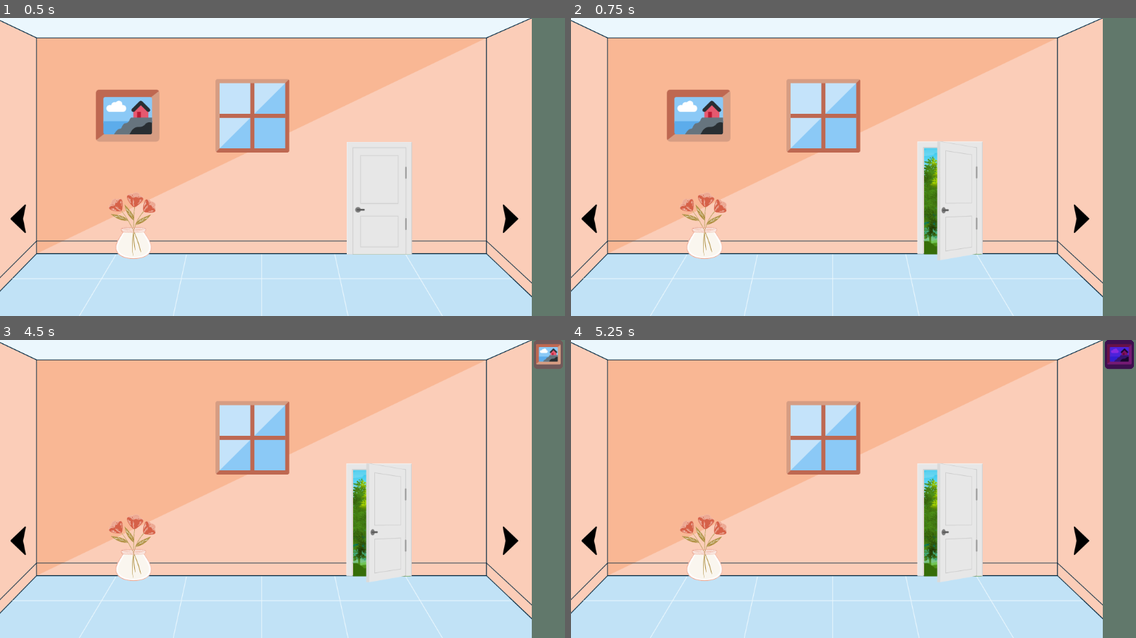
Above: before the commit, frames 1-4 (two rows, left to right).
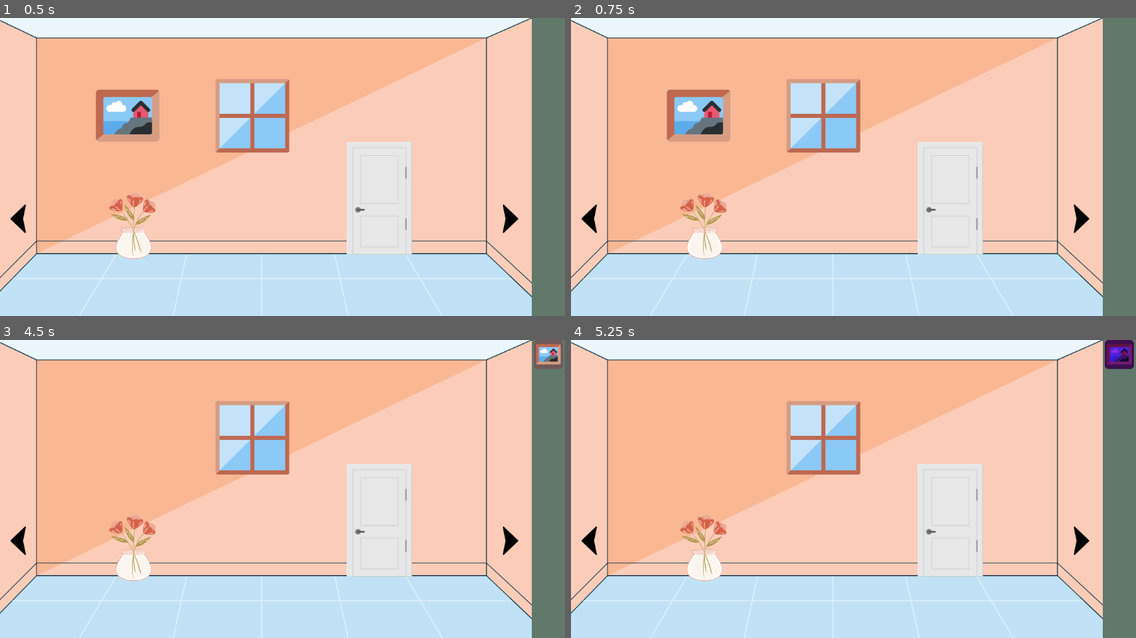
Above: after the commit, the same moments.

Repository: romanzes/godot-escape-room
Game: Godot game, scene res://Game.tscn
Same seed, same stepped clock (60 frames per second), same inputs: the game is played once before the commit and once after it.
Inputs (mouse positions are in pixels of both pictures, inside the frame that each line leads up to):
- Up to frame 1 (0.5 s): no input
- Up to frame 2 (0.75 s): tap Enter at 0.5 s; move the mouse to (949, 199) at 0.52 s; click (949, 199) at 0.67 s
- Up to frame 3 (4.5 s): tap Space at 1.25, 2.75, 4.25 s; move the mouse to (169, 503) at 1.27 s; click (169, 503) at 1.42 s; tap Enter at 2, 3.5 s; move the mouse to (339, 423) at 2.02 s; click (339, 423) at 2.17 s; move the mouse to (254, 548) at 2.77 s; click (254, 548) at 2.92 s; move the mouse to (452, 533) at 3.52 s; click (452, 533) at 3.67 s; move the mouse to (113, 444) at 4.27 s; click (113, 444) at 4.42 s
- Up to frame 4 (5.25 s): click (1119, 354) at 5 s

Frame 1 is identical in both runs. In frame 2, 1.0% of the frame differs, in the area x 61-73%, y 41-82%; in frame 3, 1.0%; in frame 4, 1.0%.

Commit message:
Unlock the door with a wrench

Diff:
--- a/Game.gd
+++ b/Game.gd
@@ -1,9 +1,11 @@
 extends Node2D
+
+onready var inventory = get_node("/root/Node2D/Inventory/InventoryList")
 
 var clockPickedUp: bool = false
 var picturePickedUp: bool = false
 var vasePickedUp: bool = false
 var wrenchPickedUp: bool = false
 
-enum DoorState { CLOSED, SEMI_OPEN, OPEN }
-var doorState = DoorState.CLOSED
+enum DoorState { LOCKED, CLOSED, SEMI_OPEN, OPEN }
+var doorState = DoorState.LOCKED
--- a/InventoryList.gd
+++ b/InventoryList.gd
@@ -26,6 +26,13 @@
 	item.get_node("MarginContainer/TextureButton").texture_normal = load(path)
 	add_child(item)
 
+func removeItem(name: String):
+	for item in get_children():
+		if (item.name == name):
+			item.queue_free()
+			if (selectedItem == name):
+				selectedItem = "Null"
+
 func updateSelection(clickedItem: String):
 	for item in get_children():
 		if (item.name != clickedItem):
--- a/Wall1.gd
+++ b/Wall1.gd
@@ -13,6 +13,10 @@
 func _on_Door_input_event(viewport, event, shape_idx):
 	if (event is InputEventMouseButton && event.pressed):
 		match (game.doorState):
+			game.DoorState.LOCKED:
+				if (game.inventory.selectedItem == "Wrench"):
+					game.doorState = game.DoorState.SEMI_OPEN
+					game.inventory.removeItem("Wrench")
 			game.DoorState.CLOSED:
 				game.doorState = game.DoorState.SEMI_OPEN
 			game.DoorState.SEMI_OPEN:
--- a/Wall1.tscn
+++ b/Wall1.tscn
@@ -14,7 +14,7 @@
 
 [sub_resource type="Animation" id=1]
 resource_name = "door_swinging"
-length = 3.0
+length = 4.0
 loop = true
 tracks/0/type = "value"
 tracks/0/path = NodePath("Door:texture")
@@ -23,7 +23,7 @@
 tracks/0/imported = false
 tracks/0/enabled = true
 tracks/0/keys = {
-"times": PoolRealArray( 0, 1, 2 ),
+"times": PoolRealArray( 0, 2, 3 ),
 "transitions": PoolRealArray( 1, 1, 1 ),
 "update": 1,
 "values": [ ExtResource( 6 ), ExtResource( 3 ), ExtResource( 10 ) ]
@@ -35,7 +35,7 @@
 tracks/1/imported = false
 tracks/1/enabled = true
 tracks/1/keys = {
-"times": PoolRealArray( 0, 1, 2 ),
+"times": PoolRealArray( 0, 2, 3 ),
 "transitions": PoolRealArray( 1, 1, 1 ),
 "update": 1,
 "values": [ Vector2( 731, 349 ), Vector2( 730, 355 ), Vector2( 761, 355 ) ]
@@ -47,7 +47,7 @@
 tracks/2/imported = false
 tracks/2/enabled = true
 tracks/2/keys = {
-"times": PoolRealArray( 0, 1, 2 ),
+"times": PoolRealArray( 0, 2, 3 ),
 "transitions": PoolRealArray( 1, 1, 1 ),
 "update": 1,
 "values": [ Vector2( 0, 0 ), Vector2( 0, 0 ), Vector2( 60, 0 ) ]
@@ -59,7 +59,7 @@
 tracks/3/imported = false
 tracks/3/enabled = true
 tracks/3/keys = {
-"times": PoolRealArray( 0, 1, 2 ),
+"times": PoolRealArray( 0, 2, 3 ),
 "transitions": PoolRealArray( 1, 1, 1 ),
 "update": 1,
 "values": [ Vector2( 1, 1 ), Vector2( 1, 1.05 ), Vector2( 0.65, 1.05 ) ]
